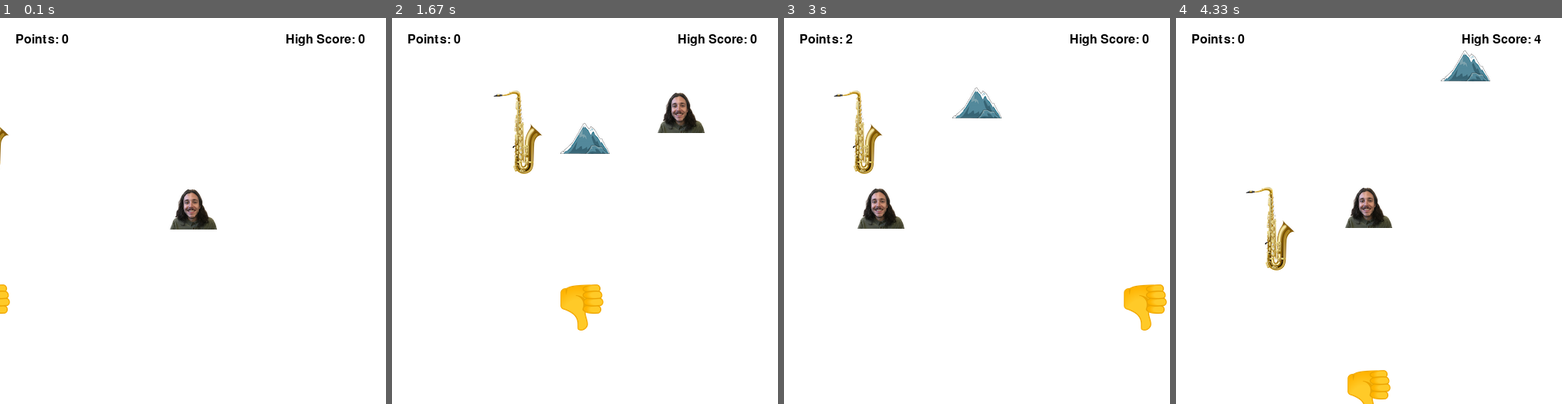
Above: before the commit, frames 1-4 (left to right).
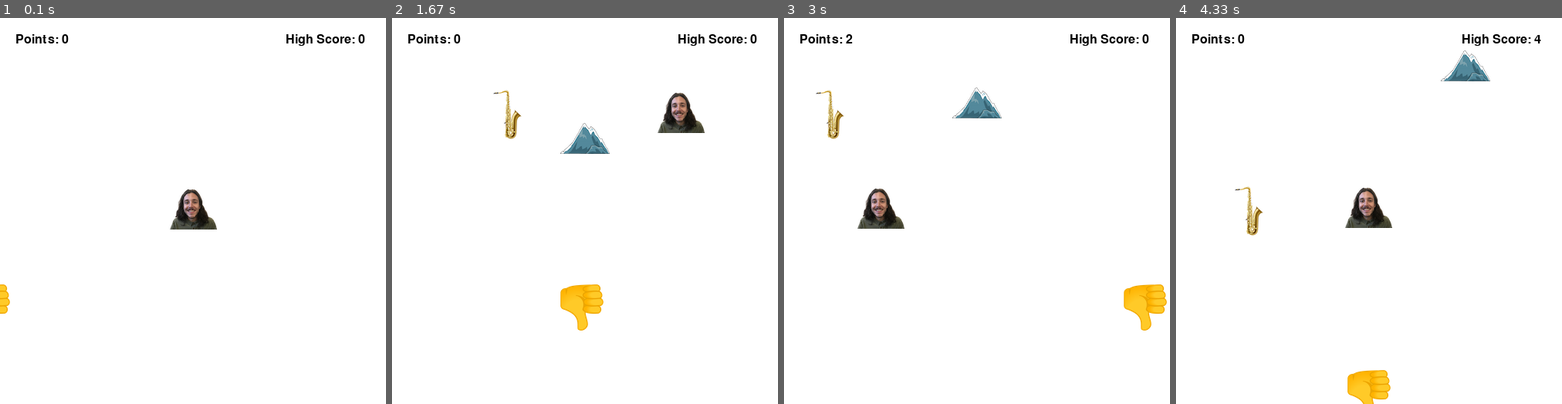
Above: after the commit, the same moments.

Repository: laurelmclean/music-pygame
Game: pygame game, started from musicgame.py
Two runs of this game, one before a commit and one after it. Both use one fixed random seed, a clock stepped at 60 frames per second and the inputs below.
Inputs:
- Up to frame 1 (0.1 s): no input
- Up to frame 2 (1.67 s): hold Right 0.33-0.8 s; hold Up 0.83-1.13 s; hold Right 1.17-1.63 s
- Up to frame 3 (3 s): hold Left 1.67-2.2 s; hold Down 2.23-2.53 s; hold Left 2.57-2.97 s
- Up to frame 4 (4.33 s): hold Up 3-3.37 s; hold Right 3.4-4.03 s; hold Down from 4.07 s (still down)

The runs differ from the first frame. In frame 1, less than 0.1% of the frame differs, in the area x 0-3%, y 28-38%; in frame 2, 1.0%; in frame 3, 1.1%, in the area x 8-26%, y 18-41%; in frame 4, 1.1%.

Commit message:
cleaned up code

Diff:
--- a/musicgame.py
+++ b/musicgame.py
@@ -68,18 +68,18 @@
     def move(self):
         self.x += self.dx
         self.y += self.dy
-        # Check the y position of the apple
+        # Check the y position of the mountain
         if self.y > 500:
             self.reset()
 
     # add a new method
-#  move an Apple back to the top of the screen after moving off the bottom and give it a new random x.
-    def reset(self):
-        # Here the Apple chooses a random value from the lanes List when it needs an x position.
+#  move an mountain back to the top of the screen after moving off the bottom and give it a new random x.
+    def reset(self):
+        # Here the mountain chooses a random value from the lanes List when it needs an x position.
         self.x = choice(lanes)
         self.y = -64
 
-# strawberry moves horizontally rather than veritcally
+# instrument moves horizontally rather than veritcally
 
 
 class Instrument(GameObject):
@@ -103,7 +103,7 @@
 # Make an instance of image
 mountain = Mountain()
 
-# strawberry
+# instrument
 instrument = Instrument()
 
 
@@ -208,11 +208,11 @@
 all_sprites.add(instrument)
 all_sprites.add(thumbs)
 
-# make a fruits Group
-fruit_sprites = pygame.sprite.Group()
-
-fruit_sprites.add(mountain)
-fruit_sprites.add(instrument)
+# make a Group
+iatm_sprites = pygame.sprite.Group()
+
+iatm_sprites.add(mountain)
+iatm_sprites.add(instrument)
 
 # Creat the game loop
 running = True
@@ -242,11 +242,11 @@
         entity.render(screen)
 # Check Colisions
 # This method returns a sprite from the group that has collided with the test sprite.
-    fruit = pygame.sprite.spritecollideany(player, fruit_sprites)
-    if fruit:
+    iatm = pygame.sprite.spritecollideany(player, iatm_sprites)
+    if iatm:
         points += 1
         pygame.mixer.Sound.play(cheer)
-        fruit.reset()
+        iatm.reset()
     # Check collision player and bomb
     if pygame.sprite.collide_rect(player, thumbs):
         if points > high_score:
Binary file changed: drums.png
Binary file changed: saxophone.png
